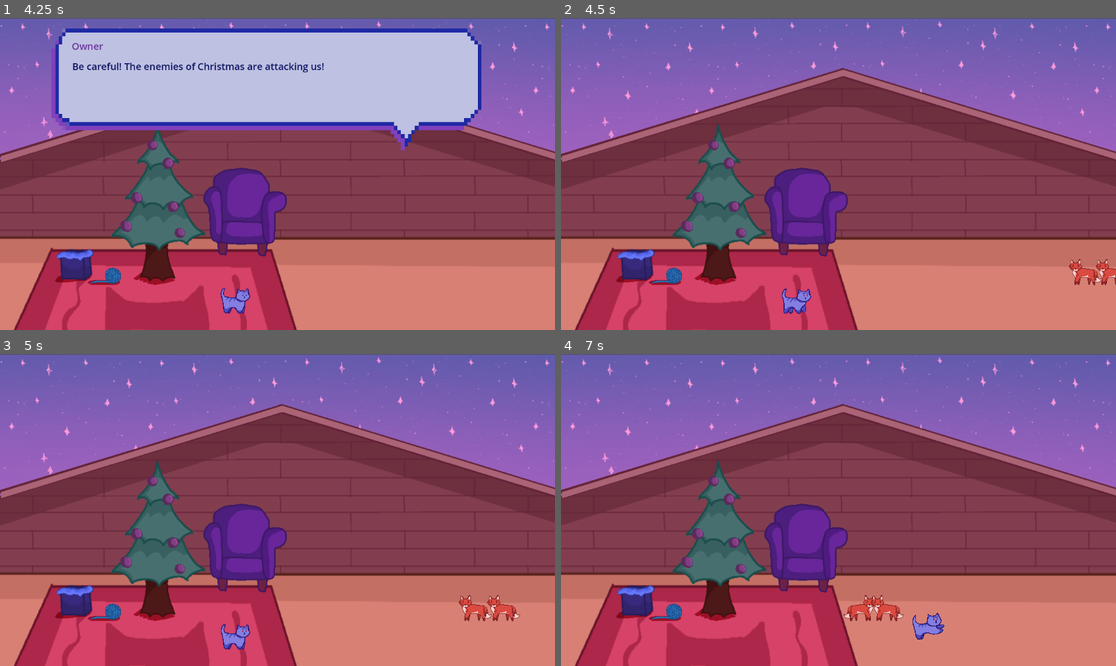
Above: before the commit, frames 1-4 (two rows, left to right).
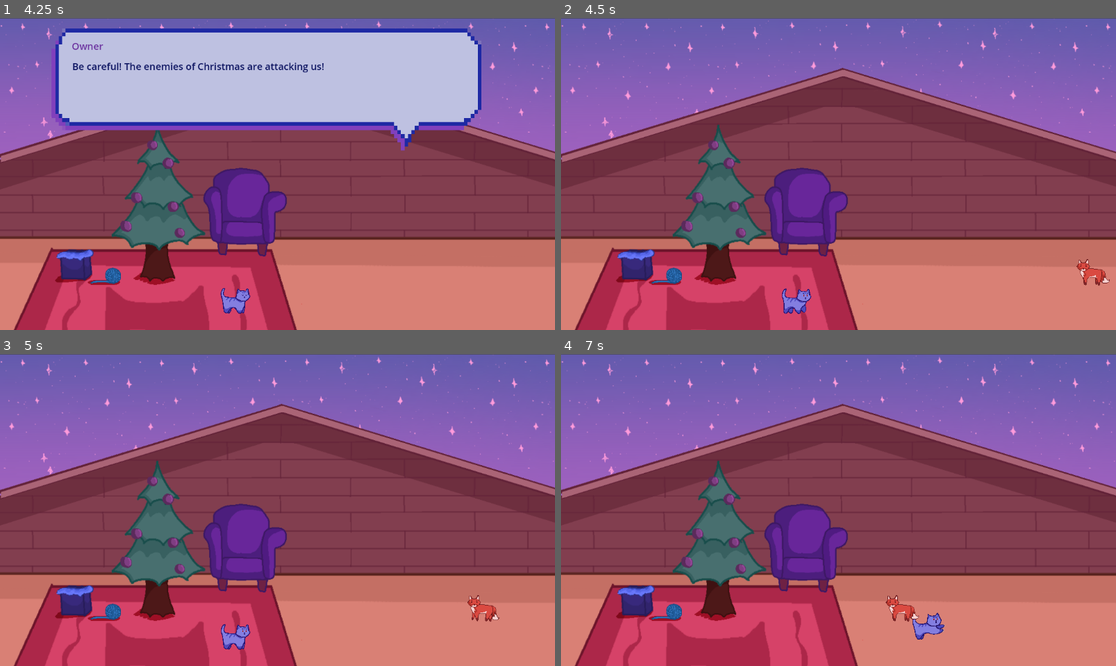
Above: after the commit, the same moments.

Repository: purple-affogato/magic-xmas-cat-game
Game: Godot game, scene res://past_level.tscn
Two runs of this game, one before a commit and one after it. Both use one fixed random seed, a clock stepped at 60 frames per second and the inputs below. This scene is started directly instead of the project's main scene.
Inputs:
- Up to frame 1 (4.25 s): tap Enter (ui_accept) at 0.5, 0.77, 1.25, 1.52, 2, 2.75, 3.02, 3.5, 3.77 s; hold Right (ui_right) 0.53-1.28 s; tap Q (normal_attack) every 0.75 s from 0.6 to 3.6 s; hold Down (ui_down) 1.28-2.03 s; hold Right (ui_right) 2.03-2.78 s; hold Up (ui_up) 2.78-3.53 s; hold Left (ui_left) from 3.53 s (still down); tap W (skill) at 4.15 s
- Up to frame 2 (4.5 s): keep holding Left (ui_left); tap Enter (ui_accept) at 4.25 s; tap Q (normal_attack) at 4.35 s
- Up to frame 3 (5 s): keep holding Left (ui_left); tap Enter (ui_accept) at 4.52 s
- Up to frame 4 (7 s): release Left (ui_left) at 5.03 s; hold Down (ui_down) 5.03-5.78 s; tap Q (normal_attack) at 5.1, 5.85, 6.6 s; hold Right (ui_right) 5.78-6.53 s; tap Enter (ui_accept) at 6.02, 6.77 s; hold Up (ui_up) from 6.53 s (still down)

Frame 1 is identical in both runs. In frame 2, 0.4% of the frame differs, in the area x 91-100%, y 77-86%; in frame 3, 0.5%; in frame 4, 0.6%, in the area x 50-65%, y 77-86%.

Commit message:
cat can scratch and fox can fire

Diff:
--- a/cat.gd
+++ b/cat.gd
@@ -12,6 +12,9 @@
 var normal
 var skill
 var special
+var normal_hit
+var skill_hit
+var special_hit
 
 func get_input():
 	dir_cnt = 0
@@ -35,6 +38,7 @@
 		if Input.is_action_just_pressed("normal_attack"):
 			normal = true
 			$AnimatedSprite2D.play("Scratch")
+			$Scratch/AOE.disabled = false
 			idle = false
 		if Input.is_action_just_pressed("skill"):
 			skill = true
@@ -45,10 +49,10 @@
 			$AnimatedSprite2D.play("Fire")
 			idle = false
 
-func _physics_process(_delta):
+func _process(_delta):
 	get_input()
 	handle_attack_animation()
-	print($AnimatedSprite2D.animation)
+	#print($CollisionShape2D.position)
 	if is_attacking():
 		idle = false
 	elif dir_cnt > 2 or dir_cnt == 0 or (l == true and r == true) or (u == true and d == true):
@@ -93,6 +97,9 @@
 	normal = false
 	skill = false
 	special = false
+	normal_hit = []
+	skill_hit = []
+	special_hit = []
 
 func is_attacking():
 	if normal or skill or special:
@@ -103,9 +110,19 @@
 	if $AnimatedSprite2D.frame_progress < 1.0:
 		return
 	if $AnimatedSprite2D.animation == "Scratch":
+		for b in normal_hit:
+			b.hp -= 1
+		normal_hit = []
 		normal = false
+		$Scratch/AOE.disabled = true
 	elif $AnimatedSprite2D.animation == "Tail Whip":
 		skill = false
 	elif $AnimatedSprite2D.animation == "Fire":
 		special = false
 	$AnimatedSprite2D.play("Idle")
+
+
+func _on_scratch_body_entered(body):
+	#print(body.get_name())
+	if body.get_name() == "Fox":
+		normal_hit.append(body)
--- a/cat.tscn
+++ b/cat.tscn
@@ -193,7 +193,10 @@
 [sub_resource type="RectangleShape2D" id="RectangleShape2D_3bkw1"]
 size = Vector2(47, 40)
 
-[node name="CharacterBody2D" type="CharacterBody2D"]
+[sub_resource type="CircleShape2D" id="CircleShape2D_iodpr"]
+radius = 15.1327
+
+[node name="Cat" type="CharacterBody2D"]
 script = ExtResource("1_b8a80")
 
 [node name="AnimatedSprite2D" type="AnimatedSprite2D" parent="."]
@@ -209,3 +212,13 @@
 
 [node name="Camera2D" type="Camera2D" parent="."]
 enabled = false
+
+[node name="Scratch" type="Area2D" parent="."]
+
+[node name="AOE" type="CollisionShape2D" parent="Scratch"]
+position = Vector2(35, 16)
+shape = SubResource("CircleShape2D_iodpr")
+disabled = true
+debug_color = Color(0.815686, 0.321569, 0.631373, 0.419608)
+
+[connection signal="body_entered" from="Scratch" to="." method="_on_scratch_body_entered"]
--- a/fox.gd
+++ b/fox.gd
@@ -5,9 +5,14 @@
 var playerX
 var flip = false
 @onready var hp = 2
+var atk
 
-func _physics_process(delta):
-	if abs(playerX - self.position.x) >= 100:
+func _process(_delta):
+	if hp <= 0:
+		#print('oof')
+		queue_free()
+	if abs(playerX - self.position.x) >= 80:
+		$AnimatedSprite2D.play("walk")
 		if self.position.x > playerX: # go left
 			velocity.x = -SPEED
 			if flip:
@@ -18,5 +23,31 @@
 				scale.x = -1
 				flip = true
 			velocity.x = SPEED
+	else:
+		velocity.x = 0
+		if $AttackTimer.time_left == 0:
+			$AnimatedSprite2D.play("fire")
+			$Fire/AOE.disabled = false
+			$AttackTimer.start()
+			atk = false
 
+	handle_atk()
 	move_and_slide()
+
+func _ready():
+	$AnimatedSprite2D.play("idle")
+	atk = true
+
+func handle_atk():
+	if $AnimatedSprite2D.frame_progress == 1.0:
+		atk = false
+		$AnimatedSprite2D.play("idle")
+		$Fire/AOE.disabled = true
+
+func _on_attack_timer_timeout():
+	atk = true
+
+
+func _on_fire_body_entered(body):
+	if body.get_name() == 'Cat':
+		body.get_parent().player_hp -= 1
--- a/fox.tscn
+++ b/fox.tscn
@@ -58,7 +58,7 @@
 "duration": 1.0,
 "texture": SubResource("AtlasTexture_xovkm")
 }],
-"loop": true,
+"loop": false,
 "name": &"fire",
 "speed": 5.0
 }, {
@@ -94,18 +94,36 @@
 [sub_resource type="RectangleShape2D" id="RectangleShape2D_vf52o"]
 size = Vector2(56, 40)
 
-[node name="CharacterBody2D" type="CharacterBody2D"]
+[sub_resource type="RectangleShape2D" id="RectangleShape2D_f4elv"]
+size = Vector2(32, 58)
+
+[node name="Fox" type="CharacterBody2D"]
 motion_mode = 1
 script = ExtResource("1_ccn4b")
 
 [node name="AnimatedSprite2D" type="AnimatedSprite2D" parent="."]
 texture_filter = 1
 sprite_frames = SubResource("SpriteFrames_i21yd")
-animation = &"walk"
-frame = 1
-frame_progress = 0.786907
+animation = &"fire"
+frame = 3
+frame_progress = 0.138893
 
 [node name="CollisionShape2D" type="CollisionShape2D" parent="."]
 visible = false
 position = Vector2(-1, 0)
 shape = SubResource("RectangleShape2D_vf52o")
+
+[node name="AttackTimer" type="Timer" parent="."]
+wait_time = 6.0
+one_shot = true
+
+[node name="Fire" type="Area2D" parent="."]
+
+[node name="AOE" type="CollisionShape2D" parent="Fire"]
+position = Vector2(-46, 0)
+shape = SubResource("RectangleShape2D_f4elv")
+disabled = true
+debug_color = Color(0.913725, 0.109804, 0.654902, 0.419608)
+
+[connection signal="timeout" from="AttackTimer" to="." method="_on_attack_timer_timeout"]
+[connection signal="body_entered" from="Fire" to="." method="_on_fire_body_entered"]
--- a/past_level.gd
+++ b/past_level.gd
@@ -22,25 +22,25 @@
 enum Phase {START, BATTLE, END}
 var ph
 var dia
-var enemy_cnt
+var player_hp
 
 func _process(delta):
 	if ph == Phase.START:
 		if !dia.reading:
 			dia.visible = false
 			ph = Phase.BATTLE
-			$Cat.set_physics_process(true)
+			$Cat.set_process(true)
 	elif ph == Phase.BATTLE:
 		spawn_enemies()
 		handle_foxes()
+		print(player_hp)
 
 func spawn_enemies():
 	var fox = preload("res://fox.tscn").instantiate()
-	if enemy_cnt < 2:
+	if len(get_tree().get_nodes_in_group("firefox")) < 1:
 		add_child(fox)
 		fox.position = $SpawnPoint1.position
 		fox.add_to_group("firefox")
-		enemy_cnt += 1
 
 
 func handle_foxes():
@@ -53,5 +53,5 @@
 	ph = Phase.START
 	dia = $DialogueBox
 	dia.start_reading(start_dia)
-	$Cat.set_physics_process(false)
-	enemy_cnt = 0
+	$Cat.set_process(false)
+	player_hp = 100
--- a/past_level.tscn
+++ b/past_level.tscn
@@ -77,9 +77,6 @@
 position = Vector2(152, 482)
 shape = SubResource("RectangleShape2D_vy3au")
 
-[node name="Cat" parent="." instance=ExtResource("1_s4ikg")]
-position = Vector2(493, 585)
-
 [node name="DialogueBox" parent="." instance=ExtResource("5_ntd08")]
 
 [node name="SpawnPoint1" type="Marker2D" parent="."]
@@ -87,3 +84,6 @@
 
 [node name="SpawnPoint2" type="Marker2D" parent="."]
 position = Vector2(1161, 611)
+
+[node name="Cat" parent="." instance=ExtResource("1_s4ikg")]
+position = Vector2(493, 585)
Not shown: 1 places in cat.tscn that only renumber resources
Not shown: 1 places in fox.tscn that only renumber resources
